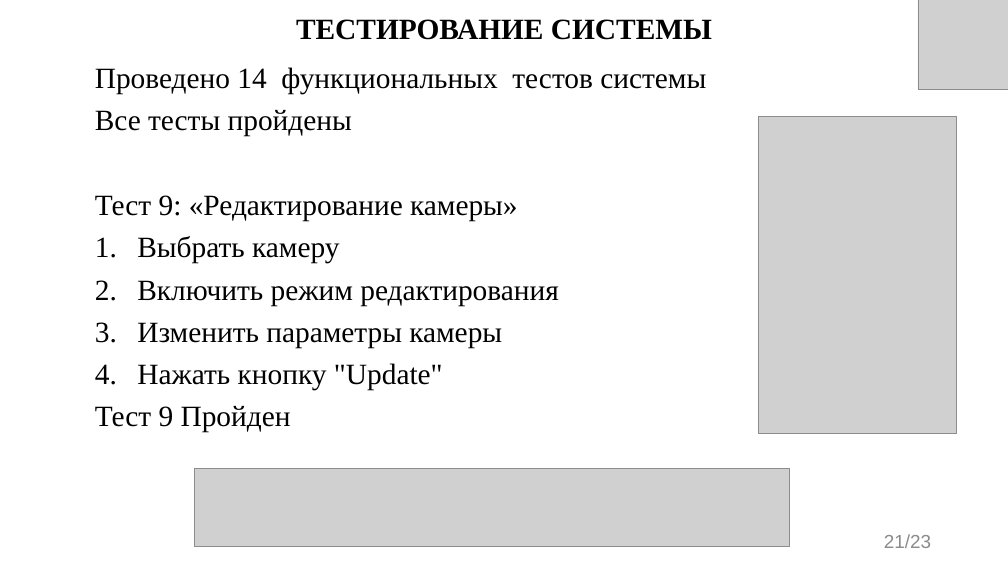
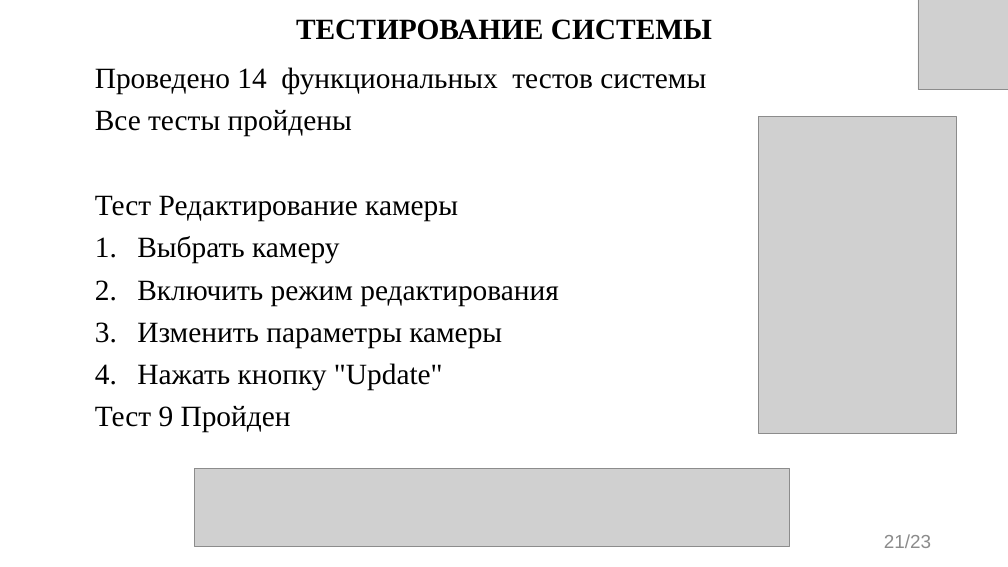
Before and after one commit to evgenkot/uav-route-calculation, a slide deck: slide 21 of doc/GQW/Raschupkin_EV_UAV_Route_Planning.pptx. Drawn at 1008x567 pixels with LibreOffice and Linux fonts; fonts in the diff are those of the drawing; grey boxes stand for pictures. Boxes give left, top, right and bottom in pixels: in the first picture for what was removed or moved away, otherwise in the second. Text is boxed around its words. In the diff, an @@ line names an element or a change of style, - is before the commit and + after.

```diff
--- a/doc/GQW/Raschupkin_EV_UAV_Route_Planning.pptx
+++ b/doc/GQW/Raschupkin_EV_UAV_Route_Planning.pptx
@@ text at bbox=[95, 195, 458, 221]: text changed @@
-Тест 9: «Редактирование камеры»
+Тест Редактирование камеры
```
Also in this commit, not shown: 5 other slides changed, 8 other files.
